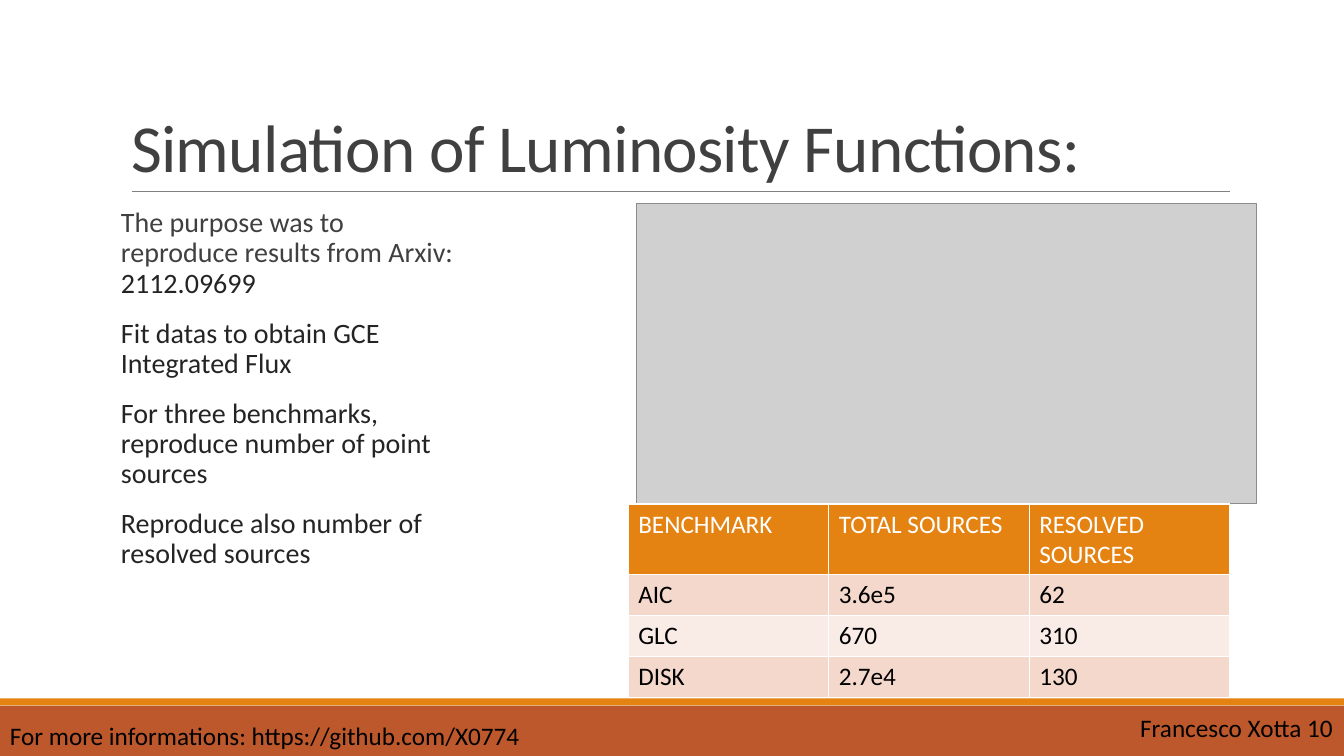
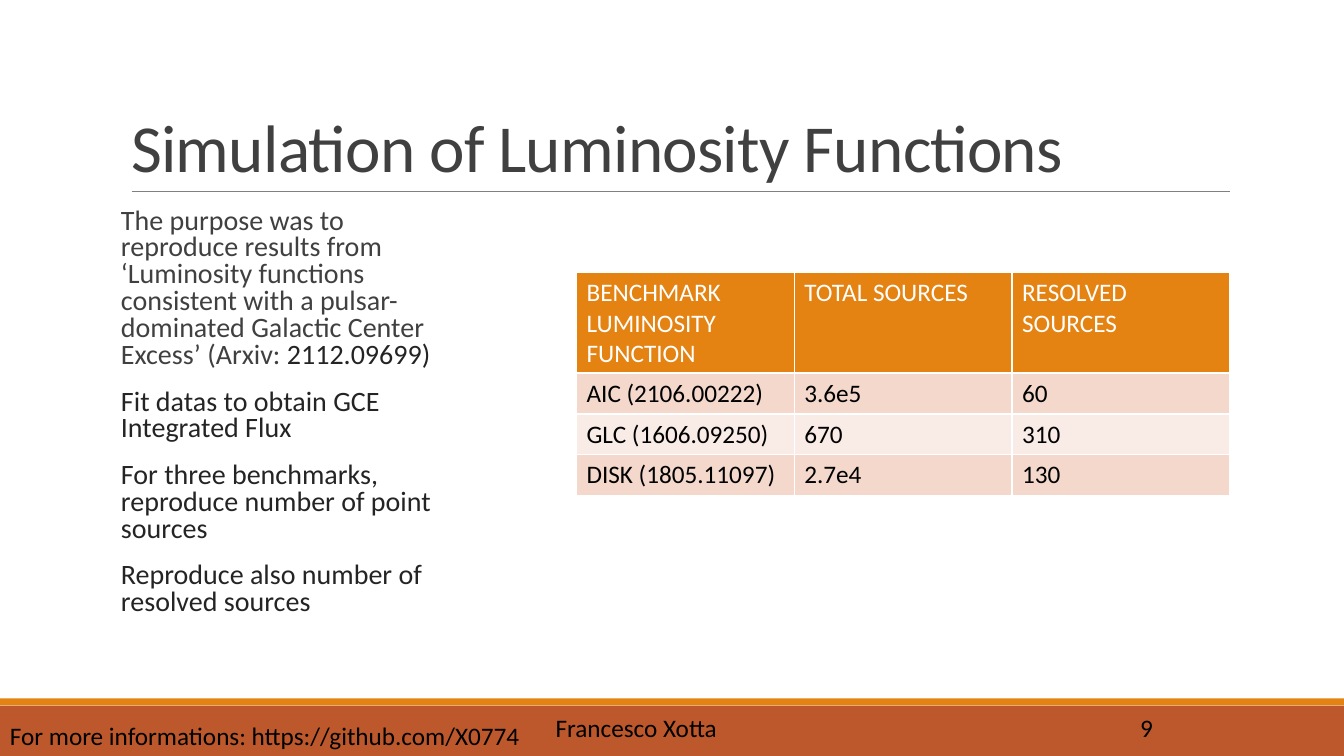
Before and after one commit to X0774/SimulationofGCE, a slide deck: slide 10 of Presentation.pptm (slide 11 before the commit). Drawn at 1344x756 pixels with LibreOffice and Linux fonts; fonts in the diff are those of the drawing; grey boxes stand for pictures. Boxes give left, top, right and bottom in pixels: in the first picture for what was removed or moved away, otherwise in the second. Text is boxed around its words. In the diff, an @@ line names an element or a change of style, - is before the commit and + after.

```diff
--- a/Presentation.pptm
+++ b/Presentation.pptm
@@ title at [131,125,1063,183]: text changed @@
-Simulation of Luminosity Functions:
+Simulation of Luminosity Functions
@@ picture removed at [637,204,1257,504] @@
@@ text at [121,210,430,368]: text changed @@
-The purpose was to reproduce results from Arxiv: 2112.09699
+The purpose was to reproduce results from ‘Luminosity functions consistent with a pulsar-dominated Galactic Center Excess’ (Arxiv: 2112.09699)
@@ table at [577,272,1230,496] @@
-row 1, column 1: BENCHMARK
+row 1, column 1: BENCHMARK LUMINOSITY FUNCTION
-row 2, column 1: AIC
+row 2, column 1: AIC (2106.00222)
-row 2, column 3: 62
+row 2, column 3: 60
-row 3, column 1: GLC
+row 3, column 1: GLC (1606.09250)
-row 4, column 1: DISK
+row 4, column 1: DISK (1805.11097)
@@ table: place and size @@
-table at [628,504,1230,698]
+table at [577,272,1230,496]
@@ text at [121,391,431,612]: line spacing 0.9 to 0.8 @@
@@ text added at [556,721,717,737], 18 pt, text #000000 @@
+Francesco Xotta
@@ text at [1140,720,1153,737]: text changed @@
-Francesco Xotta 10
+9
```
Also in this commit, not shown: 11 other slides changed, 1 slide added.
